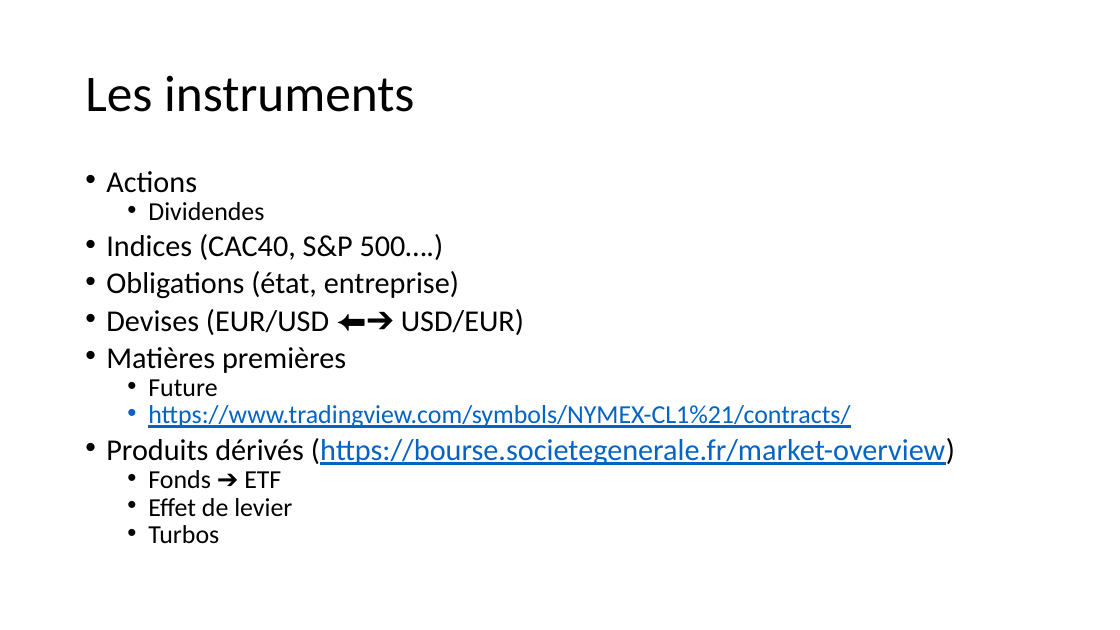
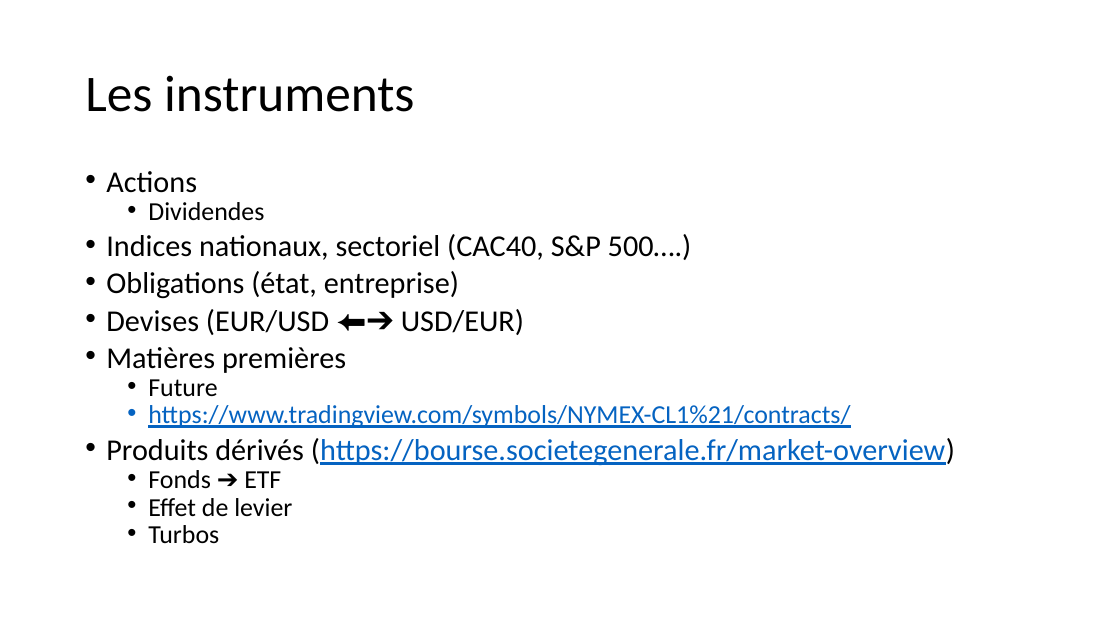
Before and after one commit to dadelcarbo/UltimateChartistRoot, a slide deck: slide 4 of Formation/Formation Bourse.pptx. Drawn at 1120x630 pixels with LibreOffice and Linux fonts; fonts in the diff are those of the drawing. Boxes give left, top, right and bottom in pixels: in the first picture for what was removed or moved away, otherwise in the second. Text is boxed around its words. In the diff, an @@ line names an element or a change of style, - is before the commit and + after.

```diff
--- a/Formation/Formation Bourse.pptx
+++ b/Formation/Formation Bourse.pptx
@@ text at box(106, 234, 692, 260): text changed @@
-• Indices (CAC40, S&P 500….)
+• Indices nationaux, sectoriel (CAC40, S&P 500….)
```
Also in this commit, not shown: 1 other slide changed, 5 slides added, 2 slides removed, 16 other files.
